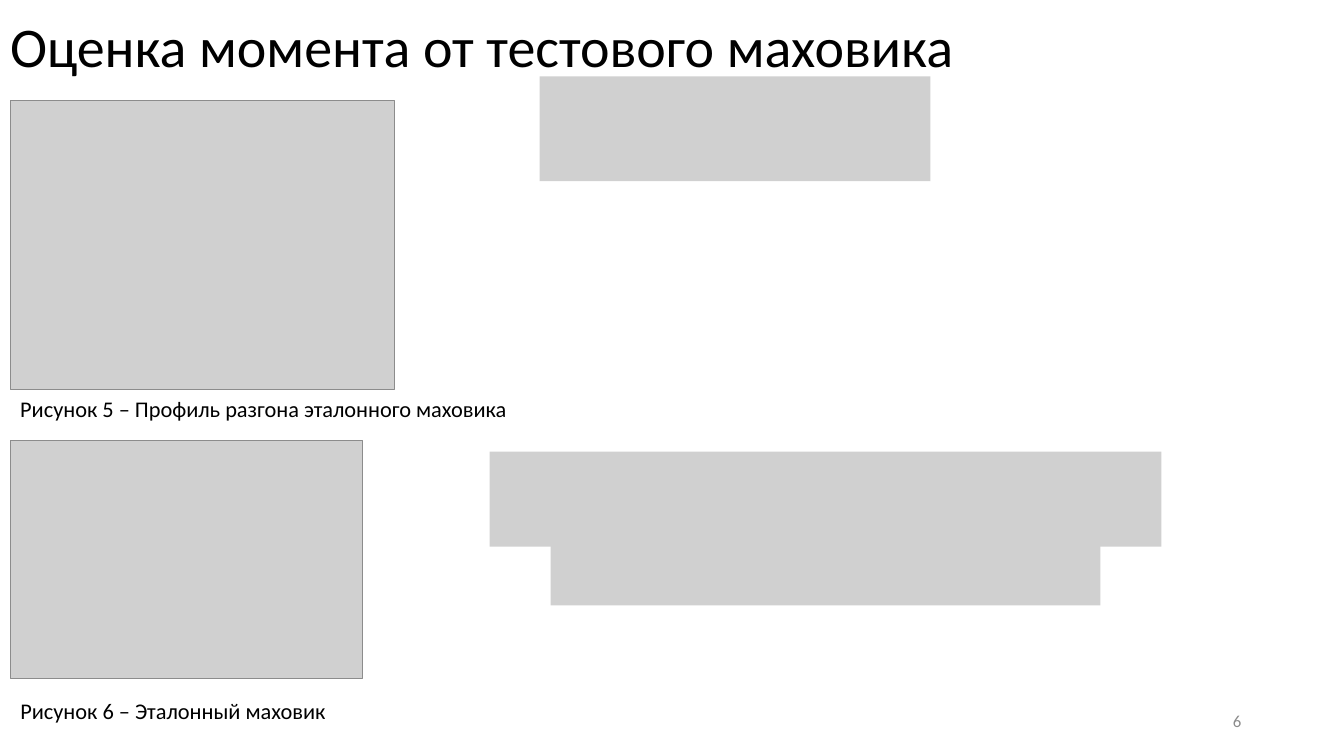
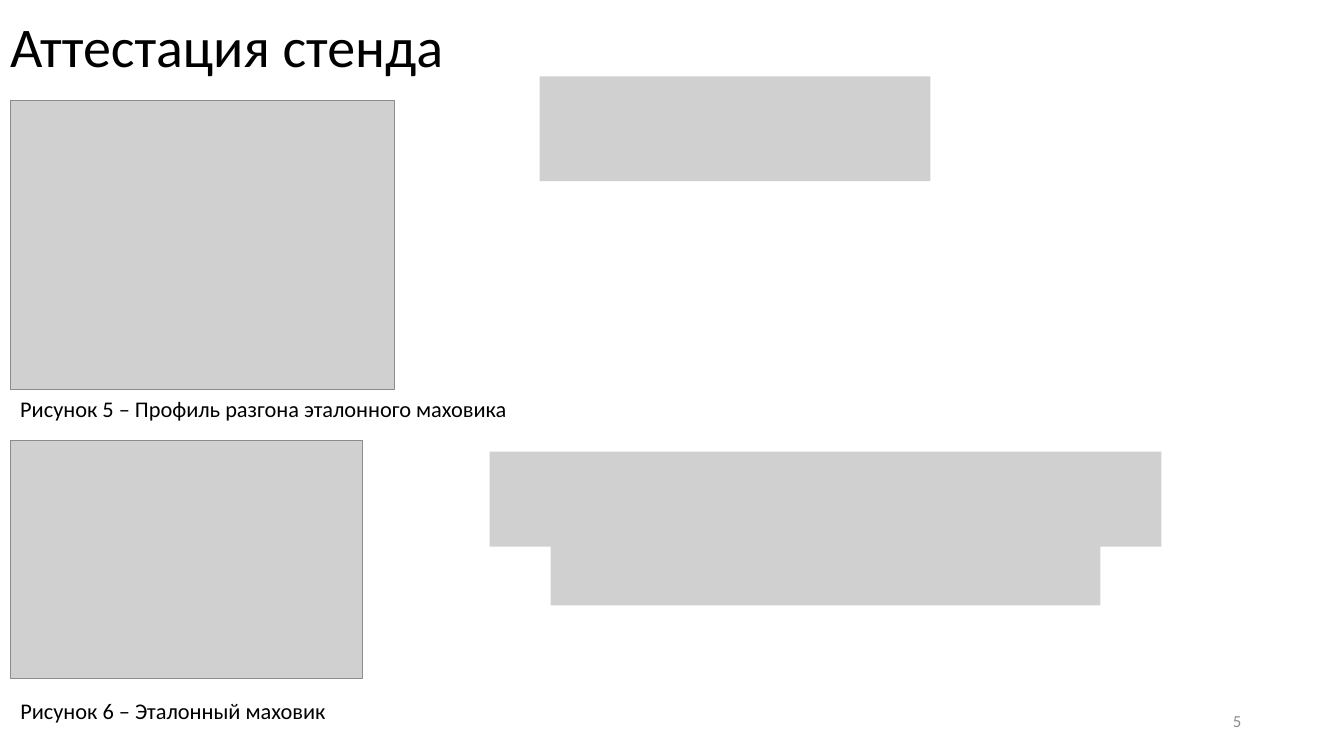
Before and after one commit to iliyars/reactive-moment-phd, a slide deck: slide 5 of Ppt/финальная версия.pptx (slide 6 before the commit). Drawn at 1344x756 pixels with LibreOffice and Linux fonts; fonts in the diff are those of the drawing; grey boxes stand for pictures. Boxes give left, top, right and bottom in pixels: in the first picture for what was removed or moved away, otherwise in the second. Text is boxed around its words. In the diff, an @@ line names an element or a change of style, - is before the commit and + after.

Commit message:
ppt update

```diff
--- a/Ppt/финальная версия.pptx
+++ b/Ppt/финальная версия.pptx
@@ title at bbox=[10, 31, 444, 77]: text changed @@
-Оценка момента от тестового маховика
+Аттестация стенда
@@ page number at bbox=[1233, 716, 1241, 727]: text changed @@
-6
+5
```
Also in this commit, not shown: 1 other slide changed, 1 slide removed, 3 other files.
